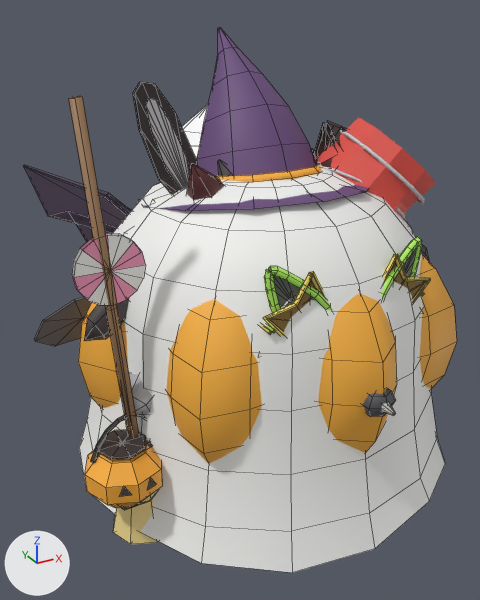
Renders of the FBX model Assets/Models/Characters/Visitors.fbx from each side of a commit.
Camera for both pictures: a 50 mm camera at (-0.836, -1.397, 1.146) aimed at (-0.051, 0.029, 0.433). The lights are fixed; the arrows at lower left show +X, +Y and +Z. The older version comes first. Mesh edges are drawn as thin lines on the coarser meshes. Where no turn or scale is listed for an object, it has been applied to the vertices.

The scene before the commit, as lines of its bpy script (objects in view):
```python
me_costume_bunnyheadband = bpy.data.meshes.new('Costume_BunnyHeadband')
me_costume_bunnyheadband.from_pydata(...)  # 150 vertices, 128 faces; spans x -0.395..0.39, y -0.085..0.043, z 0.385..1.0
# faces by material slot: [90, 38]
me_costume_bunnyheadband.materials.append(mat_costumedark)  # dark grey #383030
me_costume_bunnyheadband.materials.append(mat_costumebunnyinner)  # light grey #cbc8cb
me_costume_starsunglasses = bpy.data.meshes.new('Costume_StarSunglasses')
me_costume_starsunglasses.from_pydata(...)  # 202 vertices, 200 faces; spans x -0.359..0.351, y -0.38..0.063, z 0.453..0.661
# faces by material slot: [40, 160]
me_costume_starsunglasses.materials.append(mat_costumelensamber)  # brown #896c30
me_costume_starsunglasses.materials.append(mat_costumegold)  # yellow #f9e16c
me_fake_hornband = bpy.data.meshes.new('Fake_HornBand')
me_fake_hornband.from_pydata(...)  # 106 vertices, 124 faces; spans x -0.383..0.378, y -0.112..0.022, z 0.386..0.836
# faces by material slot: [88, 36]
me_fake_hornband.materials.append(mat_propband)  # dark grey #3f3f3f
me_fake_hornband.materials.append(mat_prophorn)  # dark red #592727
ob_costume_bunnyheadband = bpy.data.objects.new('Costume_BunnyHeadband', me_costume_bunnyheadband)
ob_costume_bunnyheadband.location = (0.0, 0.0, 0.0)
ob_costume_starsunglasses = bpy.data.objects.new('Costume_StarSunglasses', me_costume_starsunglasses)
ob_costume_starsunglasses.location = (0.0, 0.0, 0.0)
ob_fake_hornband = bpy.data.objects.new('Fake_HornBand', me_fake_hornband)
ob_fake_hornband.location = (0.0, 0.0, 0.0)
# also in view: 'Fake_GoatEars' at (-0.002, 0.037, 0.588); 'Body' at (0.001, 0.0, 0.376); 'Fake_PaintBucket' at (0.284, -0.037, 0.727); 'Costume_BatWings' at (0.0, 0.495, 0.565); 'Ghost_Sheet' at (0.0, 0.0, 0.4)
```
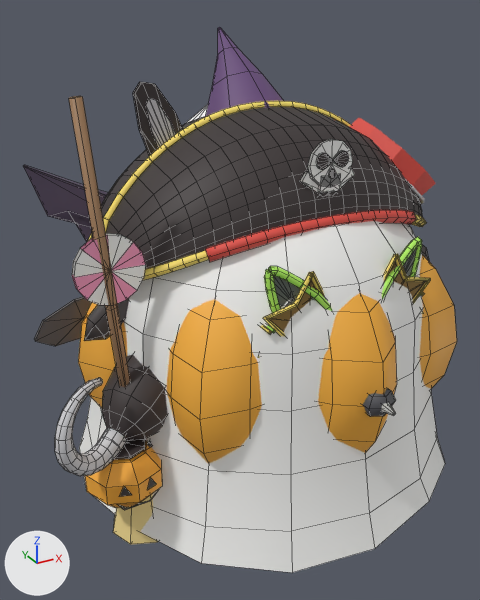
Boxes [x1, y1, x2, y2] around the edits, measured in the pictures (480 x 600 px):
'Costume_PirateHat', added
    after: [87, 101, 427, 281]
    faces in mat_costumedark (dark grey #383030): [92, 107, 422, 269]
    faces in mat_costumegold (yellow #f9e16c): [87, 101, 427, 281]
    faces in mat_propbucket_red (red #e15045): [206, 210, 416, 262]
    faces in mat_costumewhite (white #f9f9f7): [300, 139, 355, 194]
'Costume_Hook', added
    after: [55, 355, 168, 476]
    faces in mat_costumedark (dark grey #383030): [102, 355, 168, 441]
    faces in mat_proptin (light grey #ceced1): [55, 378, 127, 476]
'Costume_WitchHat', unchanged, covered by the edit
    before: [138, 27, 369, 211]
    after: [205, 27, 284, 117]
'Fake_PaintBucket', unchanged, covered by the edit
    before: [316, 118, 436, 222]
    after: [349, 118, 436, 204]

The edits, one by one:
Mesh me_costume_piratehat is new.
It has 880 vertices, 848 faces and spans x -0.451..0.451, y -0.298..0.282, z 0.593..0.945.
Faces by material slot: [80, 456, 48, 264].
It uses material mat_propbucket_red (red #e15045).
It uses material mat_costumedark (dark grey #383030).
It uses material mat_costumewhite (white #f9f9f7).
It uses material mat_costumegold (yellow #f9e16c).
Mesh me_costume_hook is new.
It has 189 vertices, 194 faces and spans x -0.634..-0.278, y -0.293..-0.032, z 0.242..0.456.
Faces by material slot: [144, 50].
It uses material mat_proptin (light grey #ceced1).
It uses material mat_costumedark (dark grey #383030).
Object 'Costume_PirateHat' (ob_costume_piratehat) is new; it shows me_costume_piratehat.
Its location is (0.0, 0.0, 0.0).
Object 'Costume_Hook' (ob_costume_hook) is new; it shows me_costume_hook.
Its location is (0.0, 0.0, 0.0).
